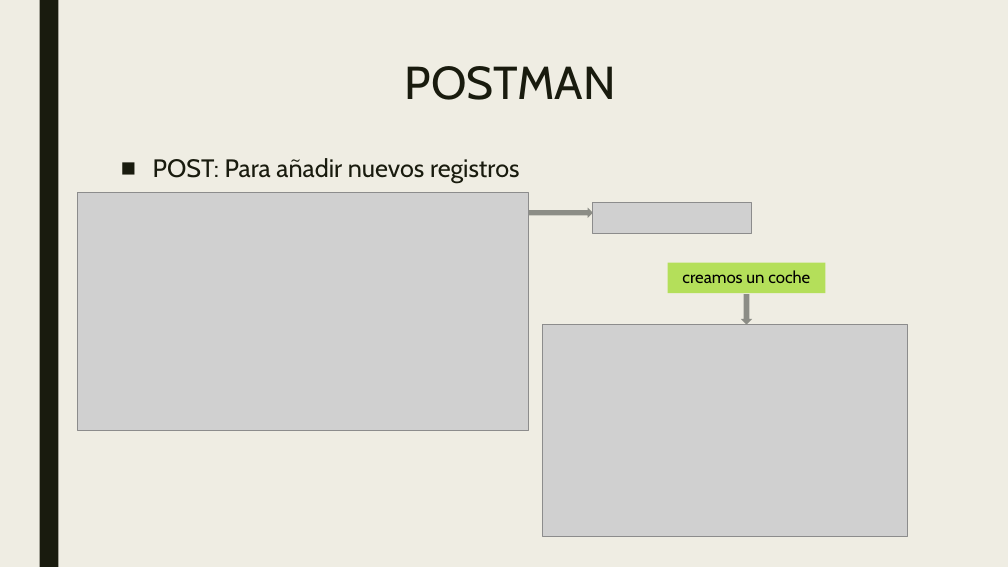
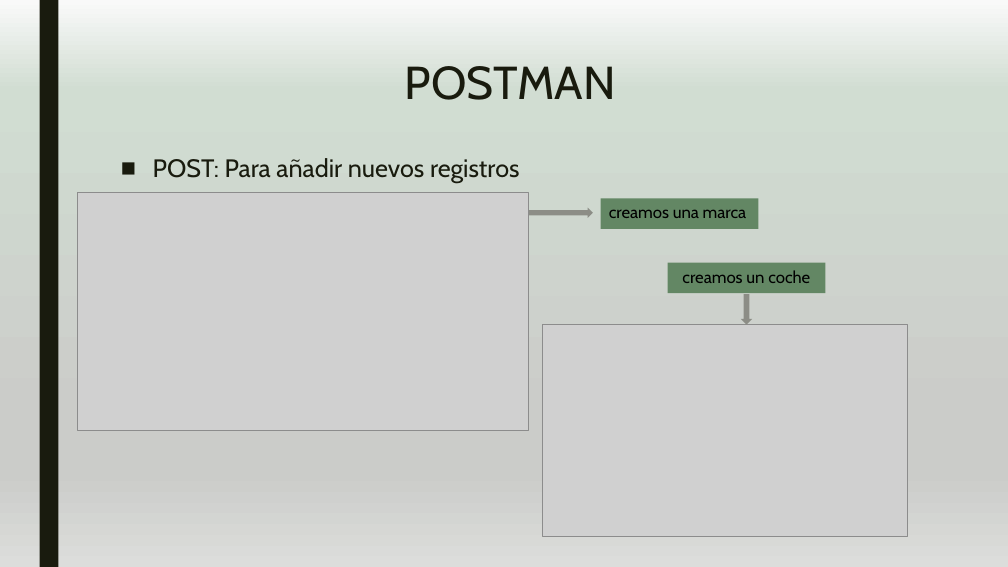
Before and after one commit to Peypa0512/Proyecto_Final, a slide deck: slide 22 of PROYECTO- SALAUTO.pptx. Drawn at 1008x567 pixels with LibreOffice and Linux fonts; fonts in the diff are those of the drawing; grey boxes stand for pictures. Boxes give left, top, right and bottom in pixels: in the first picture for what was removed or moved away, otherwise in the second. Text is boxed around its words. In the diff, an @@ line names an element or a change of style, - is before the commit and + after.

```diff
--- a/PROYECTO- SALAUTO.pptx
+++ b/PROYECTO- SALAUTO.pptx
@@ background #EFEDE3 to gradient #F9F9F9 to #D1DDD2 to #CBCCC9 to #DCDDDB @@
@@ picture removed at bbox=[593, 203, 751, 234] @@
@@ rectangle added at bbox=[600, 198, 758, 228], fill #638764, 16 pt, text #000000 @@
+creamos una marca
@@ rectangle "creamos un coche" at bbox=[668, 263, 826, 293]: fill #B4DF5A to #638764 @@
```
Also in this commit, not shown: 27 other slides changed, 1 slide added.
